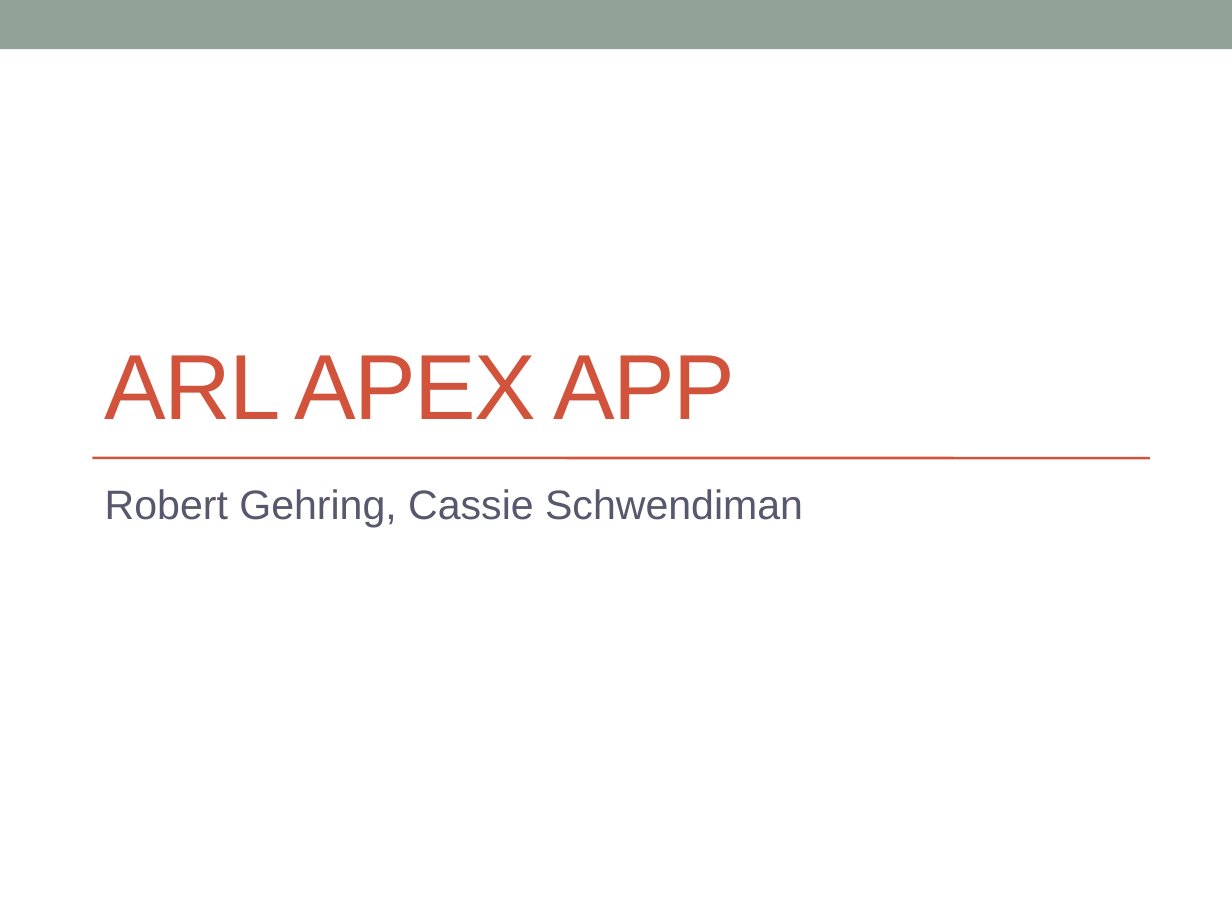
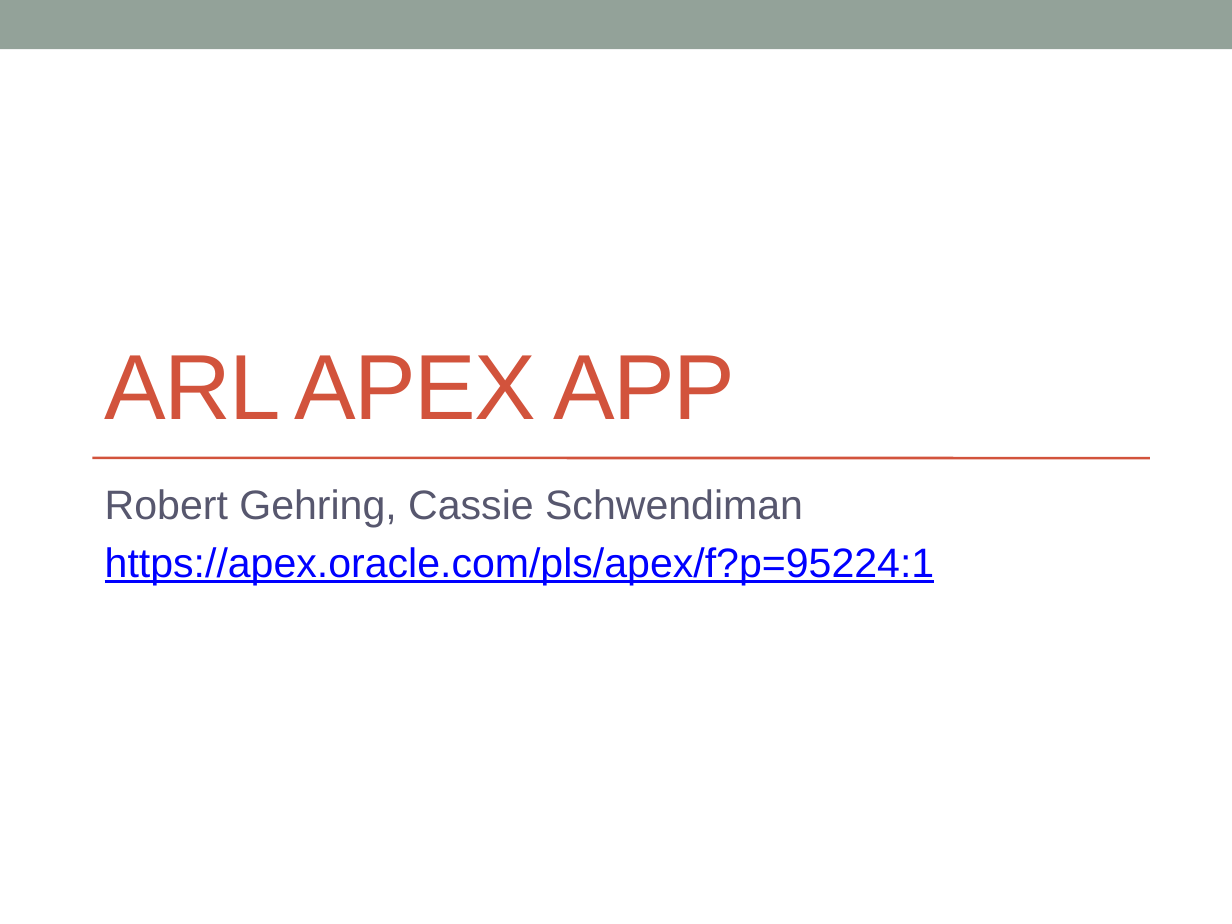
Before and after one commit to cschwendiman/cs347project, a slide deck: slide 1 of project_presentation.pptx. Drawn at 1232x924 pixels with LibreOffice and Linux fonts; fonts in the diff are those of the drawing. Boxes give left, top, right and bottom in pixels: in the first picture for what was removed or moved away, otherwise in the second. Text is boxed around its words. In the diff, an @@ line names an element or a change of style, - is before the commit and + after.

Commit message:
add apex links

```diff
--- a/project_presentation.pptx
+++ b/project_presentation.pptx
@@ subtitle at [105, 547, 935, 585]: paragraph added @@
+https://apex.oracle.com/pls/apex/f?p=95224:1
```
Also in this commit, not shown: 1 slide added.
